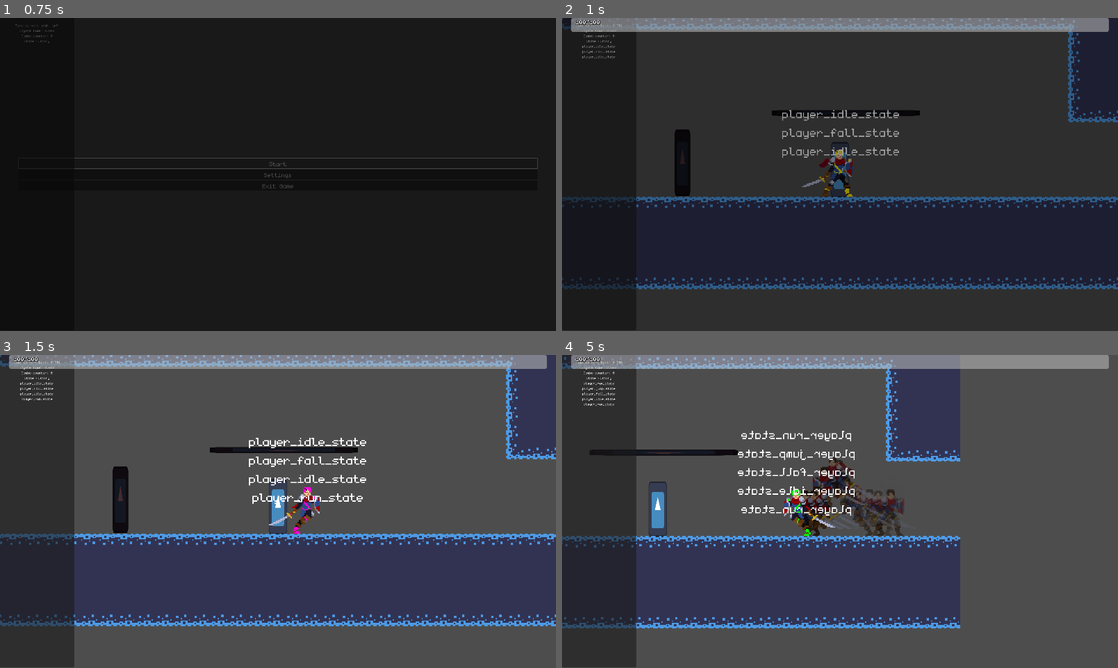
Above: before the commit, frames 1-4 (two rows, left to right).
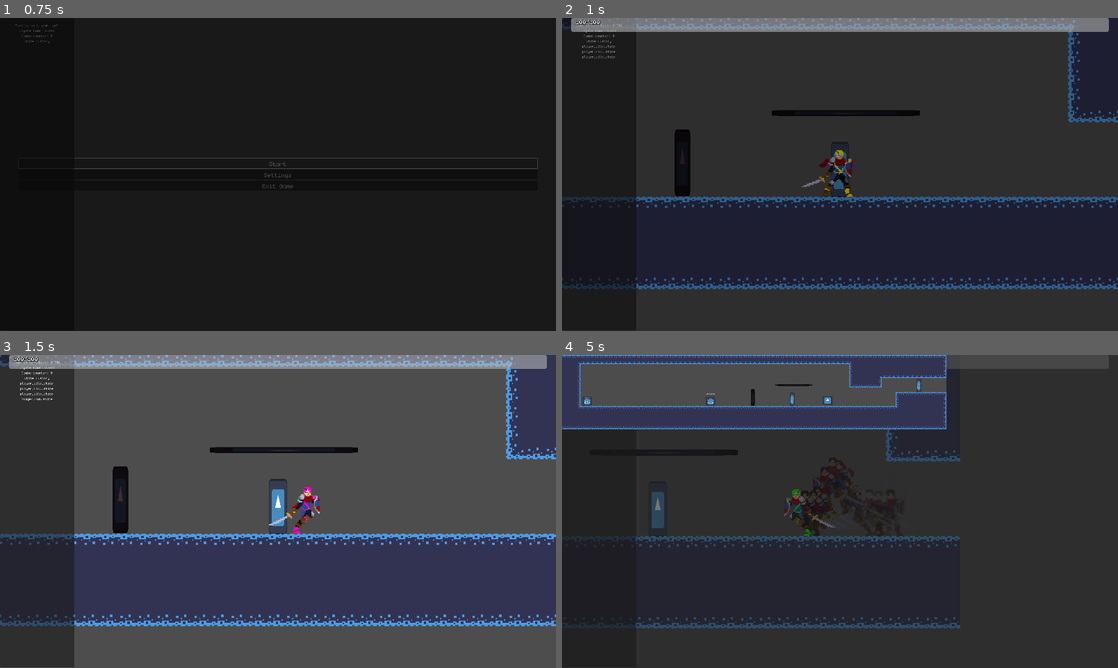
Above: after the commit, the same moments.

Repository: veggie-works/star-gazer
Game: Godot game, scene res://scenes/levels/main_menu/main_menu.tscn
Same seed, same stepped clock (60 frames per second), same inputs: the game is played once before the commit and once after it. The engine's default icon, where the game draws it, is replaced by a stand-in: a white triangle on a blue panel in a dark square. Sound files missing from this copy of the repository are replaced by a short silence.
Inputs (mouse positions are in pixels of both pictures, inside the frame that each line leads up to):
- Up to frame 1 (0.75 s): click "Start" at 0.5 s
- Up to frame 2 (1 s): no input
- Up to frame 3 (1.5 s): tap Enter (ui_accept) at 1.25 s; move the mouse to (400, 495) at 1.27 s; hold Right (move_right) from 1.28 s (still down); tap L (block, bound only before the commit) at 1.35 s; click (400, 495) at 1.42 s
- Up to frame 4 (5 s): tap Z (jump) at 1.52, 2.27, 3.77, 4.52 s; move the mouse to (728, 527) at 2.02 s; release Right (move_right) at 2.03 s; hold Down (down) 2.03-2.78 s; tap X (attack) at 2.1 s; tap L (block, bound only before the commit) at 2.3, 2.85, 3.8, 4.35 s; move the mouse to (895, 442) at 2.77 s; hold Right (move_right) 2.78-3.53 s; move the mouse to (812, 574) at 3.52 s; hold Up (up) 3.53-4.28 s; tap Shift (dodge) at 3.6 s; click (812, 574) at 3.67 s; move the mouse to (1006, 558) at 4.27 s; hold Left (move_left) from 4.28 s (still down); tap Tab (inventory, bound only after the commit) at 4.9 s

Frame 1 is identical in both runs. In frame 2, 0.5% of the frame differs, in the area x 39-61%, y 29-45%; in frame 3, 0.8%; in frame 4, 82%, in the area x 0-100%, y 0-100%.

Commit message:
Map UI

Diff:
--- a/project.godot
+++ b/project.godot
@@ -82,14 +82,14 @@
 "events": [Object(InputEventKey,"resource_local_to_scene":false,"resource_name":"","device":-1,"window_id":0,"alt_pressed":false,"shift_pressed":false,"ctrl_pressed":false,"meta_pressed":false,"pressed":false,"keycode":0,"physical_keycode":88,"key_label":0,"unicode":120,"echo":false,"script":null)
 ]
 }
-block={
-"deadzone": 0.5,
-"events": [Object(InputEventKey,"resource_local_to_scene":false,"resource_name":"","device":-1,"window_id":0,"alt_pressed":false,"shift_pressed":false,"ctrl_pressed":false,"meta_pressed":false,"pressed":false,"keycode":0,"physical_keycode":76,"key_label":0,"unicode":108,"echo":false,"script":null)
-]
-}
 dodge={
 "deadzone": 0.5,
 "events": [Object(InputEventKey,"resource_local_to_scene":false,"resource_name":"","device":-1,"window_id":0,"alt_press …(182 unchanged characters)…
+]
+}
+inventory={
+"deadzone": 0.5,
+"events": [Object(InputEventKey,"resource_local_to_scene":false,"resource_name":"","device":-1,"window_id":0,"alt_pressed":false,"shift_pressed":false,"ctrl_pressed":false,"meta_pressed":false,"pressed":false,"keycode":0,"physical_keycode":4194306,"key_label":0,"unicode":0,"echo":false,"script":null)
 ]
 }
 
--- /dev/null
+++ b/resources/map/game_map.tres
@@ -0,0 +1,39 @@
+[gd_resource type="Resource" script_class="GameMap" load_steps=8 format=3 uid="uid://drkc4mjabud0f"]
+
+[ext_resource type="Script" path="res://scripts/gameplay/doors/door_data.gd" id="1_g2ha5"]
+[ext_resource type="Script" path="res://scripts/editor/map_level_data.gd" id="2_1gho1"]
+[ext_resource type="Script" path="res://scripts/editor/game_map.gd" id="3_yda4g"]
+
+[sub_resource type="Resource" id="Resource_lpusb"]
+script = ExtResource("1_g2ha5")
+door_name = "door_right"
+door_position = Vector2(304, 96)
+door_scene = "res://scenes/levels/level0.tscn"
+target_door_name = "door_left"
+target_door_scene = "res://scenes/levels/level1.tscn"
+
+[sub_resource type="Resource" id="Resource_fioui"]
+script = ExtResource("2_1gho1")
+image_file_path = "res://resources/map/level0.png"
+level_name = "level0"
+rect_in_map = Rect2(0, 0, 1056, 256)
+doors = Array[ExtResource("1_g2ha5")]([SubResource("Resource_lpusb")])
+
+[sub_resource type="Resource" id="Resource_io7ti"]
+script = ExtResource("1_g2ha5")
+door_name = "door_left"
+door_position = Vector2(16, 96)
+door_scene = "res://scenes/levels/level1.tscn"
+target_door_name = "door_right"
+target_door_scene = "res://scenes/levels/level0.tscn"
+
+[sub_resource type="Resource" id="Resource_i8t2v"]
+script = ExtResource("2_1gho1")
+image_file_path = "res://resources/map/level1.png"
+level_name = "level1"
+rect_in_map = Rect2(1024, 0, 304, 256)
+doors = Array[ExtResource("1_g2ha5")]([SubResource("Resource_io7ti")])
+
+[resource]
+script = ExtResource("3_yda4g")
+levels = Array[ExtResource("2_1gho1")]([SubResource("Resource_fioui"), SubResource("Resource_i8t2v")])
--- a/scenes/actors/actor.tscn
+++ b/scenes/actors/actor.tscn
@@ -47,6 +47,7 @@
 script = ExtResource("3_cgdik")
 
 [node name="state_debug_label" parent="." instance=ExtResource("5_iat4a")]
+visible = false
 offset_top = -64.0
 offset_bottom = -38.0
 label_settings = SubResource("LabelSettings_ydra3")
--- a/scenes/actors/enemies/test_enemy.tscn
+++ b/scenes/actors/enemies/test_enemy.tscn
@@ -70,6 +70,7 @@
 sight_length = 1000.0
 
 [node name="state_debug_label" parent="." index="9"]
+visible = true
 offset_left = -132.0
 offset_top = -132.0
 offset_right = 0.0
--- a/scenes/map_generator.tscn
+++ b/scenes/map_generator.tscn
@@ -7,7 +7,6 @@
 
 [node name="frame" type="SubViewport" parent="."]
 disable_3d = true
-transparent_bg = true
 canvas_cull_mask = 4294967293
 render_target_update_mode = 4
 
--- /dev/null
+++ b/scenes/ui/map_ui.tscn
@@ -0,0 +1,31 @@
+[gd_scene load_steps=5 format=3 uid="uid://bacb1bjpvjj2r"]
+
+[ext_resource type="Script" path="res://scripts/ui/map_ui/map_ui.gd" id="1_rxoil"]
+[ext_resource type="PackedScene" uid="uid://ctfvbdbss0ly" path="res://scripts/ui/map_ui/map_level.tscn" id="2_0280h"]
+[ext_resource type="Texture2D" uid="uid://esc1ep35hgb2" path="res://icon.svg" id="2_doumn"]
+[ext_resource type="Resource" uid="uid://drkc4mjabud0f" path="res://resources/map/game_map.tres" id="2_iyxbn"]
+
+[node name="map_ui" type="Control"]
+layout_mode = 3
+anchors_preset = 15
+anchor_right = 1.0
+anchor_bottom = 1.0
+grow_horizontal = 2
+grow_vertical = 2
+script = ExtResource("1_rxoil")
+map_data = ExtResource("2_iyxbn")
+level_prefab = ExtResource("2_0280h")
+
+[node name="panel" type="Panel" parent="."]
+layout_mode = 1
+anchors_preset = 15
+anchor_right = 1.0
+anchor_bottom = 1.0
+grow_horizontal = 2
+grow_vertical = 2
+
+[node name="levels" type="Node2D" parent="panel"]
+
+[node name="player_location_sprite" type="Sprite2D" parent="panel"]
+scale = Vector2(0.25, 0.25)
+texture = ExtResource("2_doumn")
--- a/scenes/ui/ui_manager.tscn
+++ b/scenes/ui/ui_manager.tscn
@@ -7,6 +7,7 @@
 [ext_resource type="PackedScene" uid="uid://d0kwotaty7nke" path="res://scenes/ui/hud.tscn" id="5_ans1r"]
 [ext_resource type="PackedScene" uid="uid://d255w6bca6ikd" path="res://scenes/ui/dialog_ui.tscn" id="6_hhuok"]
 [ext_resource type="PackedScene" uid="uid://df8vtivmt0f63" path="res://scenes/ui/fast_travel_ui.tscn" id="7_13jar"]
+[ext_resource type="PackedScene" uid="uid://bacb1bjpvjj2r" path="res://scenes/ui/map_ui.tscn" id="8_insq2"]
 
 [node name="ui_manager" type="Control"]
 editor_description = "UI manager singleton that manages all user interfaces."
@@ -22,7 +23,7 @@
 grow_horizontal = 2
 grow_vertical = 2
 script = ExtResource("1_0dkf0")
-ui_scenes = Array[PackedScene]([ExtResource("3_wg14w"), ExtResource("4_t5kd5"), ExtResource("4_maj2i"), ExtResource("5_ans1r"), ExtResource("6_hhuok"), ExtResource("7_13jar")])
+ui_scenes = Array[PackedScene]([ExtResource("3_wg14w"), ExtResource("4_t5kd5"), ExtResource("4_maj2i"), ExtResource("5_ans1r"), ExtResource("6_hhuok"), ExtResource("7_13jar"), ExtResource("8_insq2")])
 
 [node name="ui_layer" type="CanvasLayer" parent="."]
 editor_description = "The canvas in which all user interfaces will be contained in."
--- a/scripts/editor/game_map.gd
+++ b/scripts/editor/game_map.gd
@@ -2,4 +2,4 @@
 class_name GameMap extends Resource
 
 ## A list of every level's map data
-@export var map_data: Array[MapLevelData] = []
+@export var levels: Array[MapLevelData] = []
--- a/scripts/editor/map_generator.gd
+++ b/scripts/editor/map_generator.gd
@@ -40,7 +40,7 @@
 			continue
 		level_data.image_file_path = image_file_path
 		for door: Door in get_tree().get_nodes_in_group("doors"):
-			var found_level_data: Array[MapLevelData] = map_resource.map_data.filter(func(level_data: MapLevelData):
+			var found_level_data: Array[MapLevelData] = map_resource.levels.filter(func(level_data: MapLevelData):
 				for door_data: DoorData in level_data.doors:
 					print("Door: %s, %s,\tData: %s, %s" % [door_data.target_door_name, door_data.target_door_scene, door.name, level_root.scene_file_path])
 					if door_data.target_door_name == door.name and door_data.target_door_scene == level_root.scene_file_path:
@@ -62,36 +62,39 @@
 				level_data.rect_in_map = tile_map_rect
 			print("Level rect: ", level_data.rect_in_map)
 			level_data.doors.append(door.data)
-		map_resource.map_data.append(level_data)
+		map_resource.levels.append(level_data)
 		level_root.queue_free()
+	var offset_x: int = map_resource.levels.reduce(func(current: int, level_data: MapLevelData):
+		if not ResourceLoader.exists(level_data.image_file_path):
+			print("File path doesn't exist: ", level_data.image_file_path)
+			return current
+		var level_texture: Texture2D = load(level_data.image_file_path)
+		return min(level_data.rect_in_map.position.x, current),
+	MAX_TEXTURE_SIZE)
+	var offset_y: int = map_resource.levels.reduce(func(current: int, level_data: MapLevelData):
+		if not ResourceLoader.exists(level_data.image_file_path):
+			print("File path doesn't exist: ", level_data.image_file_path)
+			return current
+		var level_texture: Texture2D = load(level_data.image_file_path)
+		return min(level_data.rect_in_map.position.y, current),
+	MAX_TEXTURE_SIZE)
+	for level_data: MapLevelData in map_resource.levels:
+		level_data.rect_in_map.position -= Vector2(offset_x, offset_y)
+	ResourceSaver.save(map_resource, "res://resources/map/game_map.tres")
 	if OS.is_debug_build():
 		await get_tree().create_timer(0.25).timeout
 		generate_whole_map_image()
 
 ## Generate an image of the whole map with all levels placed
 func generate_whole_map_image() -> void:
-	var offset_x: int = map_resource.map_data.reduce(func(current: int, level_data: MapLevelData):
-		if not ResourceLoader.exists(level_data.image_file_path):
-			print("File path doesn't exist: ", level_data.image_file_path)
-			return current
-		var level_texture: Texture2D = load(level_data.image_file_path)
-		return min(level_data.rect_in_map.position.x, current),
-	MAX_TEXTURE_SIZE)
-	var max_x: int = map_resource.map_data.reduce(func(current: int, level_data: MapLevelData):
+	var max_x: int = map_resource.levels.reduce(func(current: int, level_data: MapLevelData):
 		if not ResourceLoader.exists(level_data.image_file_path):
 			print("File path doesn't exist: ", level_data.image_file_path)
 			return current
 		var level_texture: Texture2D = load(level_data.image_file_path)
 		return max(level_data.rect_in_map.end.x, current),
 	-MAX_TEXTURE_SIZE)
-	var offset_y: int = map_resource.map_data.reduce(func(current: int, level_data: MapLevelData):
-		if not ResourceLoader.exists(level_data.image_file_path):
-			print("File path doesn't exist: ", level_data.image_file_path)
-			return current
-		var level_texture: Texture2D = load(level_data.image_file_path)
-		return min(level_data.rect_in_map.position.y, current),
-	MAX_TEXTURE_SIZE)
-	var max_y: int = map_resource.map_data.reduce(func(current: int, level_data: MapLevelData):
+	var max_y: int = map_resource.levels.reduce(func(current: int, level_data: MapLevelData):
 		if not ResourceLoader.exists(level_data.image_file_path):
 			print("File path doesn't exist: ", level_data.image_file_path)
 			return current
@@ -100,21 +103,17 @@
 	-MAX_TEXTURE_SIZE)
 	var min_x: float = 0
 	var min_y: float = 0
-	# Offset the rect so the minimum is at (0, 0)
-	max_x -= offset_x
-	max_y -= offset_y
 	print("Min: (%d, %d),\tMax: (%d, %d)" % [min_x, min_y, max_x, max_y])
 	var x_range: int = max_x - min_x
 	var y_range: int = max_y - min_y
 	var scale = min(16384 / x_range, 16384 / y_range, 1)
-	var canvas_image := Image.create(x_range * scale, y_range * scale, false, Image.FORMAT_RGBA8)
-	for level_data: MapLevelData in map_resource.map_data:
+	var canvas_image := Image.create(x_range * scale, y_range * scale, false, Image.FORMAT_RGB8)
+	for level_data: MapLevelData in map_resource.levels:
 		var level_texture: Texture2D = load(level_data.image_file_path)
 		var level_image: Image = level_texture.get_image()
 		var image_rect := Rect2i(0, 0, level_image.get_width(), level_image.get_height())
-		var adjusted_position: Vector2 = level_data.rect_in_map.position - Vector2(offset_x, offset_y)
-		print("Level pos: ", adjusted_position)
-		canvas_image.blit_rect_mask(level_image, level_image, image_rect, adjusted_position)
+		#canvas_image.blit_rect_mask(level_image, level_image, image_rect, adjusted_position)
+		canvas_image.blit_rect(level_image, image_rect, level_data.rect_in_map.position)
 
 	canvas_image.resize(canvas_image.get_width() / scale, canvas_image.get_height() / scale)
 	canvas_image.save_png("user://generated_map.png")
--- a/scripts/levels/base_level.gd
+++ b/scripts/levels/base_level.gd
@@ -9,6 +9,14 @@
 	UIManager.open_ui(HUD)
 	GameCamera.enabled = true
 
+func _input(event: InputEvent) -> void:
+	if event.is_action_pressed("inventory"):
+		var map_ui: MapUI = UIManager.get_ui(MapUI)
+		if map_ui == null or not map_ui.visible:
+			UIManager.open_ui(MapUI)
+		else:
+			UIManager.close_ui(MapUI)
+
 ## Load the save point in this scene
 func load_save_point(save_point_data: SavePointData) -> void:
 	var save_points: Array[Node] = get_tree().get_nodes_in_group("save_points")
--- /dev/null
+++ b/scripts/ui/map_ui/map_level.gd
@@ -0,0 +1,5 @@
+## A visual depiction of a MapLevelData instance
+class_name MapLevel extends Sprite2D
+
+## The associated data object
+var data: MapLevelData
--- /dev/null
+++ b/scripts/ui/map_ui/map_level.tscn
@@ -0,0 +1,14 @@
+[gd_scene load_steps=4 format=3 uid="uid://ctfvbdbss0ly"]
+
+[ext_resource type="Script" path="res://scripts/actors/behaviors/pulser.gd" id="1_4g7ii"]
+[ext_resource type="Script" path="res://scripts/ui/map_ui/map_level.gd" id="1_kvuev"]
+[ext_resource type="Script" path="res://scripts/actors/behaviors/flasher.gd" id="3_y7adi"]
+
+[node name="map_level" type="Sprite2D"]
+script = ExtResource("1_kvuev")
+
+[node name="flasher" type="Node2D" parent="."]
+script = ExtResource("3_y7adi")
+
+[node name="pulser" type="Node2D" parent="."]
+script = ExtResource("1_4g7ii")
--- /dev/null
+++ b/scripts/ui/map_ui/map_ui.gd
@@ -0,0 +1,56 @@
+## Displays the world map
+class_name MapUI extends BaseUI
+
+## The game map data to use
+@export var map_data: GameMap
+## Prefab to instantiate for every level
+@export var level_prefab: PackedScene
+
+## Parent panel of all UI elements
+@onready var panel: Panel = $panel
+## The sprite depicting where the player is located on the map
+@onready var player_location: Sprite2D = panel.get_node("player_location_sprite")
+## Container for all level sprites
+@onready var levels: Node2D = panel.get_node("levels")
+
+## The level sprite of the current scene
+var current_level: MapLevel:
+	get:
+		if get_tree().current_scene == null:
+			return null
+		var filtered_levels: Array[Node] = levels.get_children().filter(func(level):
+			return level is MapLevel and level.data.level_name == get_tree().current_scene.name)
+		if len(filtered_levels) > 0:
+			return filtered_levels[0]
+		return null
+
+func _ready() -> void:
+	init_map()
+
+func _process(delta: float) -> void:
+	player_location.position = get_player_position_on_map()
+
+## Initialize the game map UI
+func init_map() -> void:
+	for level_data: MapLevelData in map_data.levels:
+		var level: MapLevel = level_prefab.instantiate()
+		level.data = level_data
+		var level_texture: Texture2D = load(level_data.image_file_path)
+		level.texture = level_texture
+		level.position = level_texture.get_size() / 2 + level_data.rect_in_map.position
+		levels.add_child(level)
+
+## Get the current player's position
+func get_player_position_on_map() -> Vector2:
+	if current_level == null:
+		return Vector2.ZERO
+	var players: Array[Node] = get_tree().get_nodes_in_group("players")
+	if len(players) > 0:
+		var player: Player = players[0]
+		var tile_map: TileMap = get_tree().current_scene.get_node("tile_map")
+		var tile_size: float = tile_map.tile_set.tile_size.x
+		var tile_offset: Vector2 = tile_map.get_used_rect().position * tile_size
+		var offset: Vector2 = current_level.data.rect_in_map.position - tile_offset
+		var player_pos: Vector2 = player.global_position + offset
+		return player_pos
+	return Vector2.ZERO
Binary file changed: resources/map/level0.png
Binary file changed: resources/map/level1.png
Not shown: 1 places in scenes/ui/ui_manager.tscn that only renumber resources
